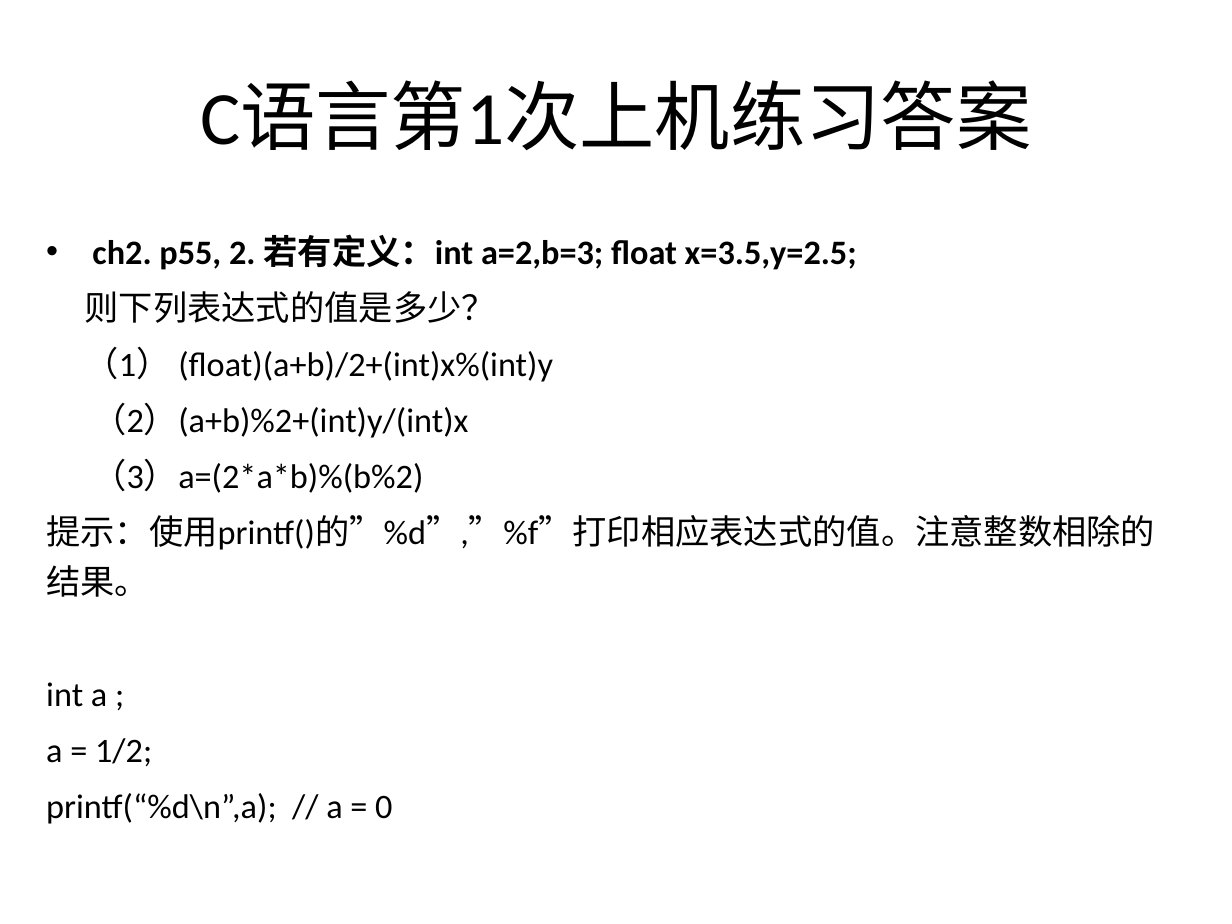
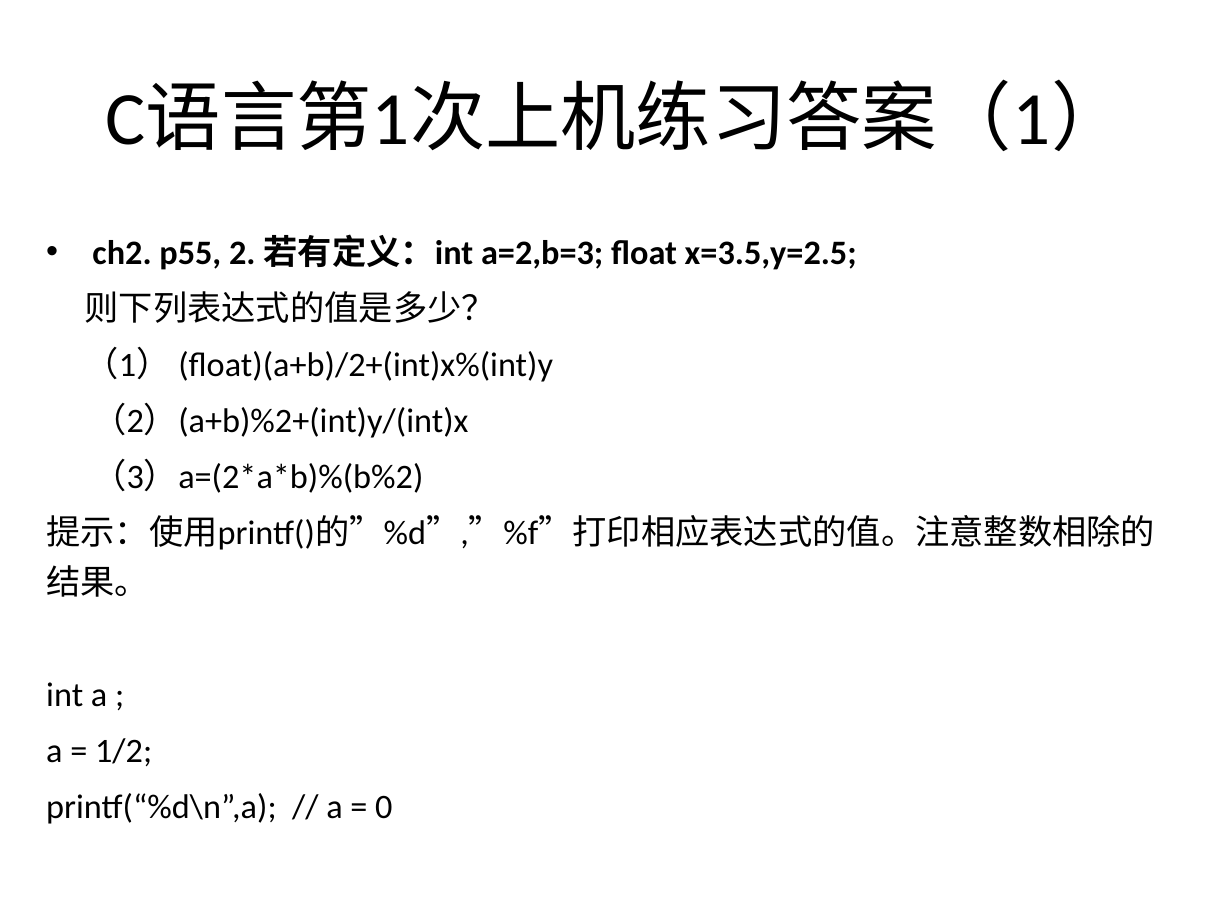
Before and after one commit to jtrfid/C-Repositories, a slide deck: slide 10 of 2016/上机安排.pptx. Drawn at 1232x924 pixels with LibreOffice and Linux fonts; fonts in the diff are those of the drawing. Boxes give left, top, right and bottom in pixels: in the first picture for what was removed or moved away, otherwise in the second. Text is boxed around its words. In the diff, an @@ line names an element or a change of style, - is before the commit and + after.

Commit message:
修订进度，上机安排

```diff
--- a/2016/上机安排.pptx
+++ b/2016/上机安排.pptx
@@ title at bbox=[106, 81, 1127, 151]: text changed @@
-C语言第1次上机练习答案
+C语言第1次上机练习答案（1）
```
Also in this commit, not shown: 4 other slides changed, 2 slides added, 1 other file.
